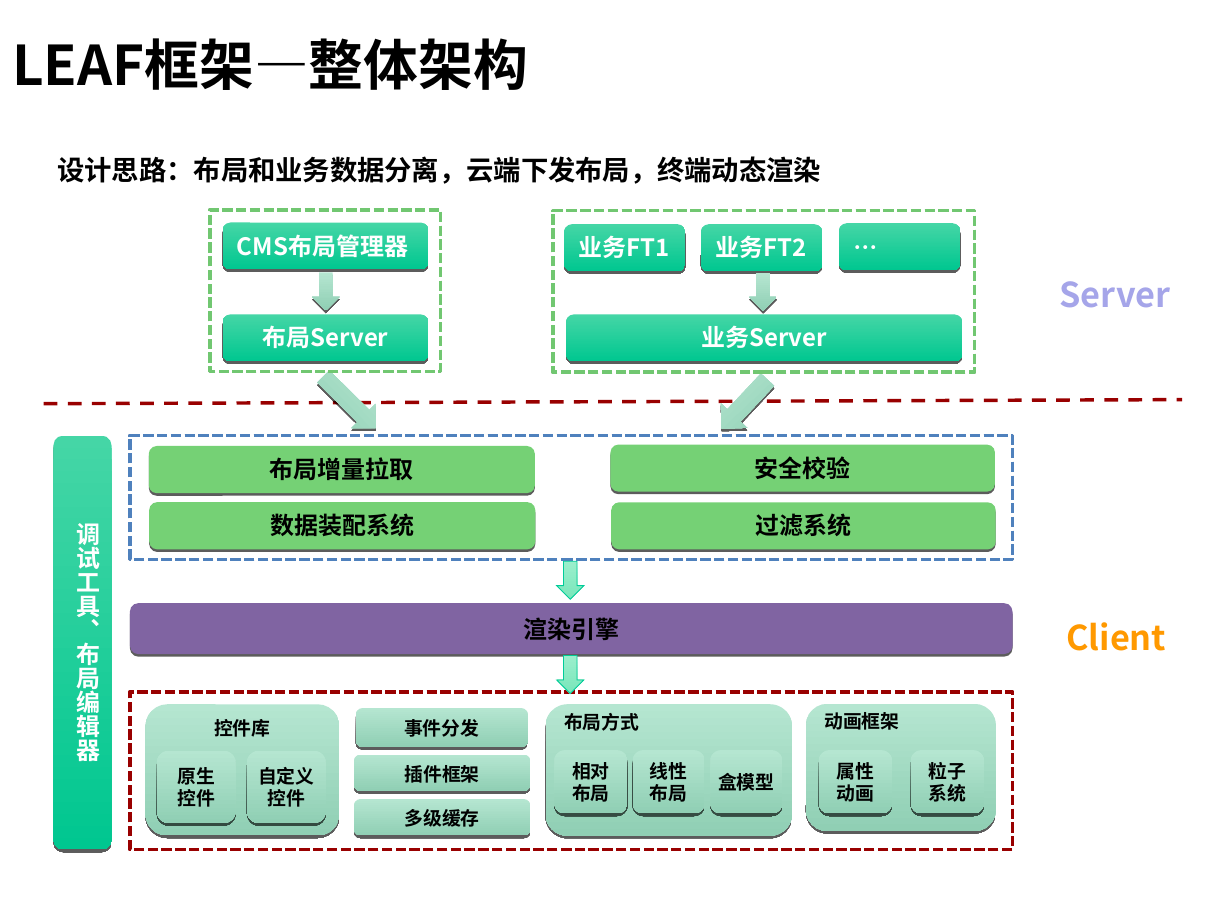
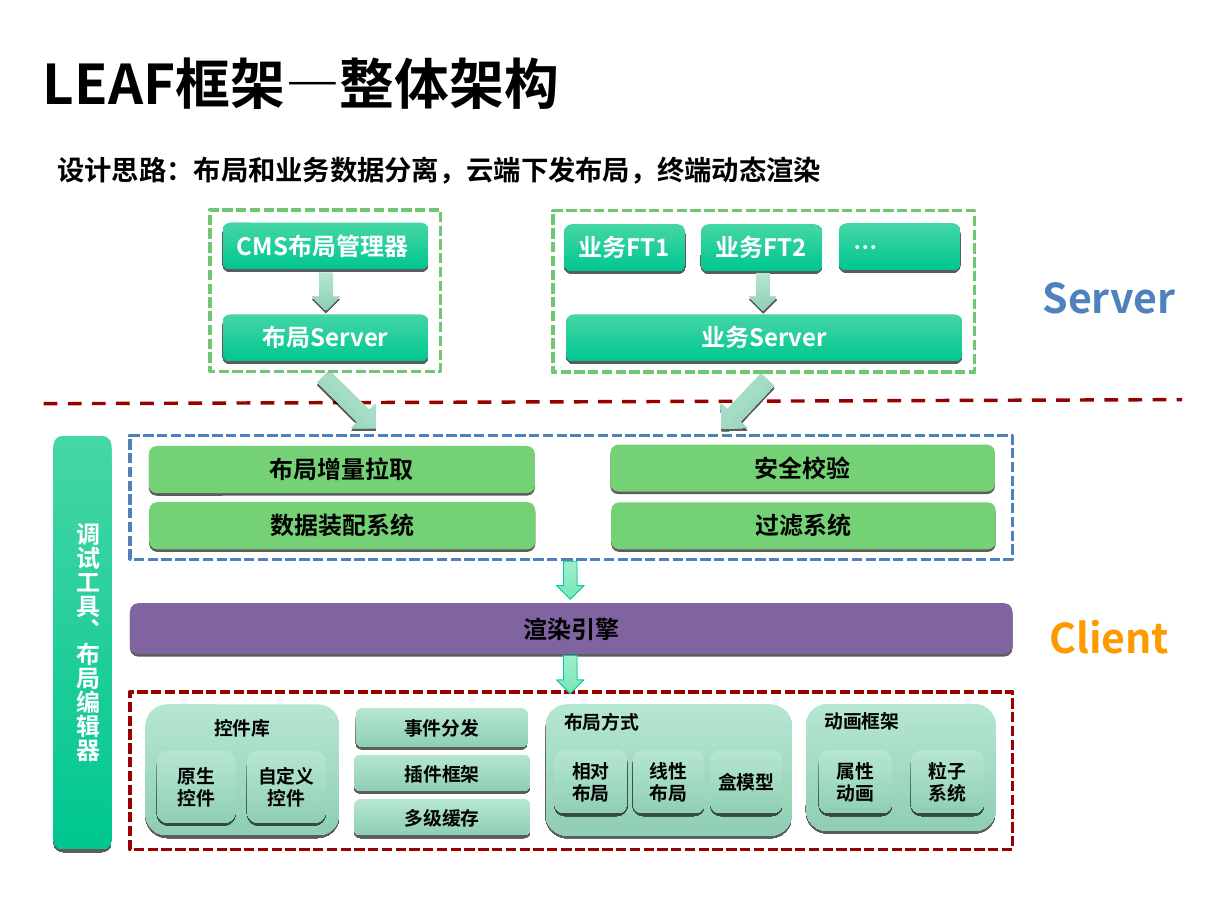
Before and after one commit to hamlingong/data, a slide deck: slide 8 of promote/龚海龙-v1.0.ppt. Drawn at 1232x924 pixels with LibreOffice and Linux fonts; fonts in the diff are those of the drawing; background and template pictures are left out. Boxes give left, top, right and bottom in pixels: in the first picture for what was removed or moved away, otherwise in the second. Text is boxed around its words. In the diff, an @@ line names an element or a change of style, - is before the commit and + after.

```diff
--- a/promote/龚海龙-v1.0.ppt
+++ b/promote/龚海龙-v1.0.ppt
@@ text "LEAF框架—整体架构" moved from (x1=12, y1=38, x2=528, y2=90) to (x1=43, y1=57, x2=559, y2=109) @@
@@ text "Server" moved from (x1=1059, y1=281, x2=1170, y2=307) to (x1=1042, y1=282, x2=1175, y2=314) @@
@@ text "Server" at (x1=1042, y1=282, x2=1175, y2=314): size 20 to 24 pt, text colour #A5A5E9 to #4F81BD @@
@@ text "Client" moved from (x1=1066, y1=622, x2=1166, y2=651) to (x1=1049, y1=619, x2=1169, y2=654) @@
@@ text "Client" at (x1=1049, y1=619, x2=1169, y2=654): size 20 to 24 pt @@
```
Also in this commit, not shown: 8 other slides changed, 3 slides added, 5 slides removed, 2 other files.
